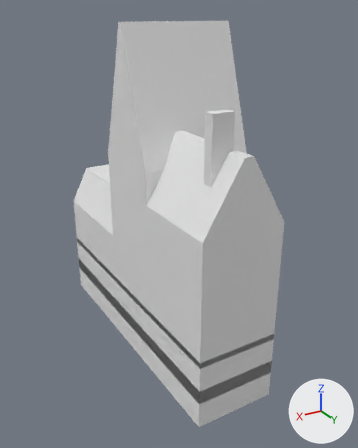
Two versions of the Blender file BlendFiles/0_building.blend, one commit apart.
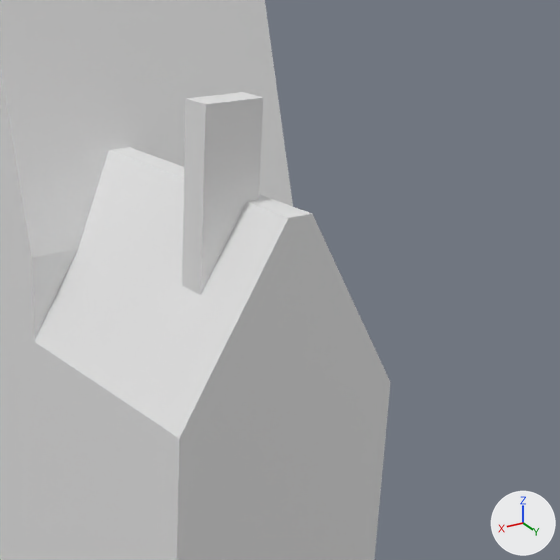
Old and new are each drawn whole from a 50 mm camera at (10.32, 14.83, 16.92) aimed at (-1.85, -5.45, 6.78) and again close up on the part from 37% to 98% of the width and 16% to 65% of the height. The lights are fixed; the arrows at lower right show +X, +Y and +Z. The older version's two pictures come first.

In view in the first close-up: 'BildingBase', 'Chimney', 'Roof1', 'Roof2'.
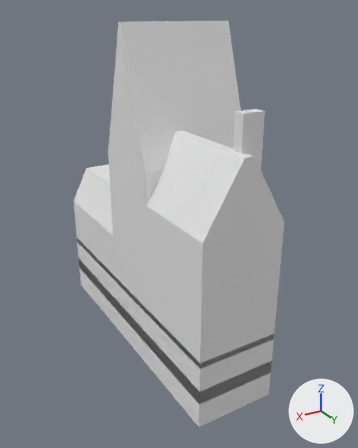
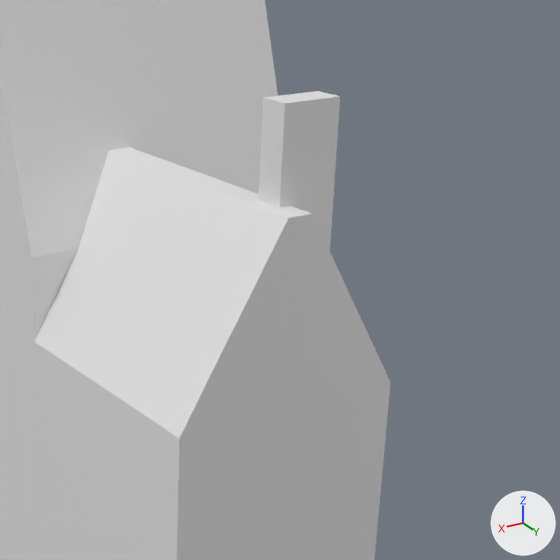
The change, as a list of edits to the scene's bpy script:
```text
Change ob_chimney:
    ob_chimney.location: (0.0, 0.0, 11.0) -> (-2.0, 0.0, 11.0)
    ob_chimney.rotation_euler: (0.0, 0.0, 0.0) -> (0.0, 0.0, 3.142)  # degrees (0, 0, 0) -> degrees (0, 0, 180)
```

Where the change shows, as pixel boxes [x1, y1, x2, y2] in the close-ups (560 x 560 px):
'Chimney', moved, turned: before [182, 92, 263, 295]; after [259, 91, 340, 251]
